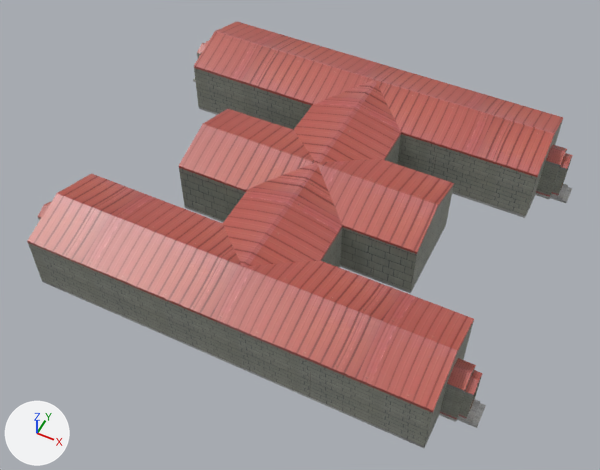
An edit to the Blender file blender sources/H-hut.blend, drawn before and after from the same camera.
Both versions are drawn from a camera (50 mm lens) standing at (23.1, -49.2, 58.1) and looking at (0.1, -3.3, 0.8). The axes (+X, +Y, +Z) are drawn at lower left. The lights are the same throughout.

Objects in the first picture: 'H-Hut'.
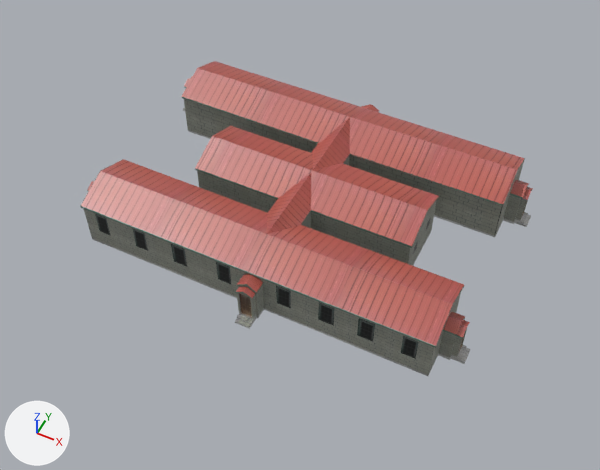
Patch to the scene script:
```diff
--- a/blender sources/H-hut.blend.py
+++ b/blender sources/H-hut.blend.py
@@ me_cube_004 @@
 # used by ob_h_hut; location = (0.0, 0.0, 0.0)
-me_cube_004.from_pydata(...)  # 354 vertices, 319 faces, 1 loose edge; spans x -21.2..21.0, y -18.0..17.9, z 0.0..7.1
+me_cube_004.from_pydata(...)  # 820 vertices, 646 faces, 7 loose edges; spans x -19.5..18.5, y -14.2..13.8, z 0.0..5.0
+# me_cube_004 part 1: the loose piece of 64 vertices spanning x -21.2..-18.2, y -14.6..-12.1, z 0.0..5.2 is scaled about its middle by (0.746, 0.712, 0.701), then moved by (1.3, 4.8, -0.8)
+# me_cube_004 part 2: the loose piece of 66 vertices spanning x -18.2..18.0, y -18.0..17.9, z 0.0..7.1 is rebuilt with 370 vertices and now spans x -17.4..16.2, y -12.0..13.8, z 0.0..5.0
+# me_cube_004 part 3: a new loose piece of 98 vertices spanning x 16.2..18.5, y 7.5..9.5, z 0.0..3.6, in mat_material (picture img_h_huts2_png)
+# me_cube_004 part 4: a new loose piece of 97 vertices spanning x 16.0..18.2, y -9.6..-7.6, z 0.0..3.6, in mat_material (picture img_h_huts2_png)
+# me_cube_004 part 5: a new loose piece of 95 vertices spanning x -0.9..1.0, y -14.2..-11.8, z 0.0..3.6, in mat_material (picture img_h_huts2_png)
+# me_cube_004 part 6: the loose piece of 66 vertices spanning x 18.0..21.0, y 12.3..14.8, z 0.0..5.2 is deleted
+# me_cube_004 part 7: the loose piece of 65 vertices spanning x 18.0..21.0, y -14.7..-12.2, z 0.0..5.2 is deleted
+# me_cube_004 part 8: the loose piece of 64 vertices spanning x -21.2..-18.2, y 12.4..14.9, z 0.0..5.2 is deleted
+# me_cube_004 part 9: the loose piece of 29 vertices spanning x -11.7..11.6, y -4.5..4.5, z 0.0..7.1 is deleted
 me_cube_004.materials.append(mat_material)
@@ ob_h_hut @@
 ob_h_hut.location = (0.0, 0.0, 0.0)
+ob_h_hut.scale = (1.0, 1.0, 1.2)
```

Changed parts and their boxes [x1, y1, x2, y2] in the pictures (600 x 470 px; the box of a moved part takes in the faces that stretch with it):
'H-Hut', reshaped, rescaled (17% narrower, 26% shorter): before [27, 22, 573, 448]; after [80, 61, 533, 376]
part 1 of me_cube_004, moved or reshaped: before [38, 201, 52, 221]; after [87, 181, 94, 191]
part 2 of me_cube_004, rebuilt (17% narrower, 26% shorter): before [27, 22, 563, 448]; after [80, 61, 525, 376]
part 3 of me_cube_004, added: after [503, 179, 533, 227]
part 4 of me_cube_004, added: after [438, 312, 470, 364]
part 5 of me_cube_004, added: after [235, 274, 264, 329]
part 6 of me_cube_004, deleted: before [536, 145, 573, 203]
part 7 of me_cube_004, deleted: before [439, 358, 486, 428]
part 8 of me_cube_004, deleted: before [193, 41, 209, 82]
part 9 of me_cube_004, deleted: before [179, 109, 454, 293]
